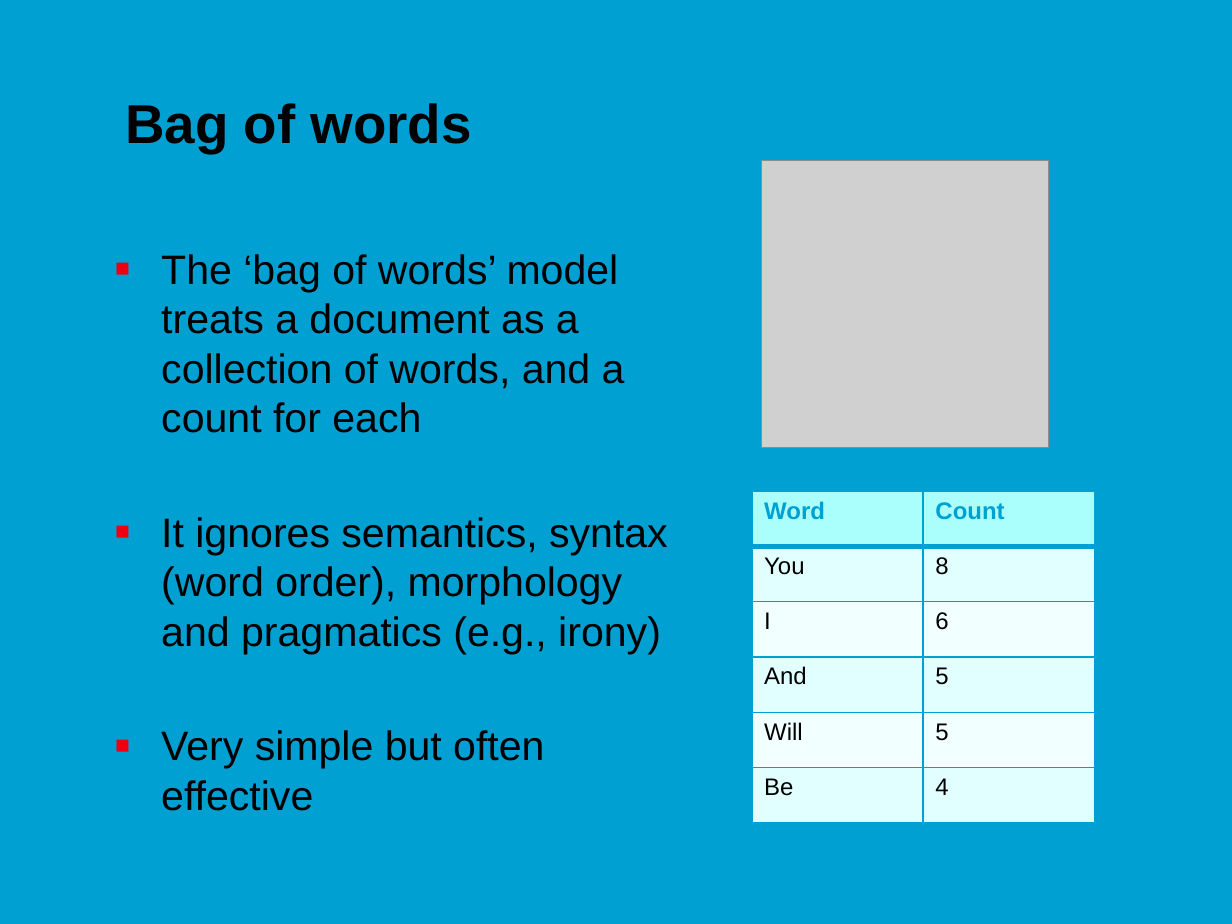
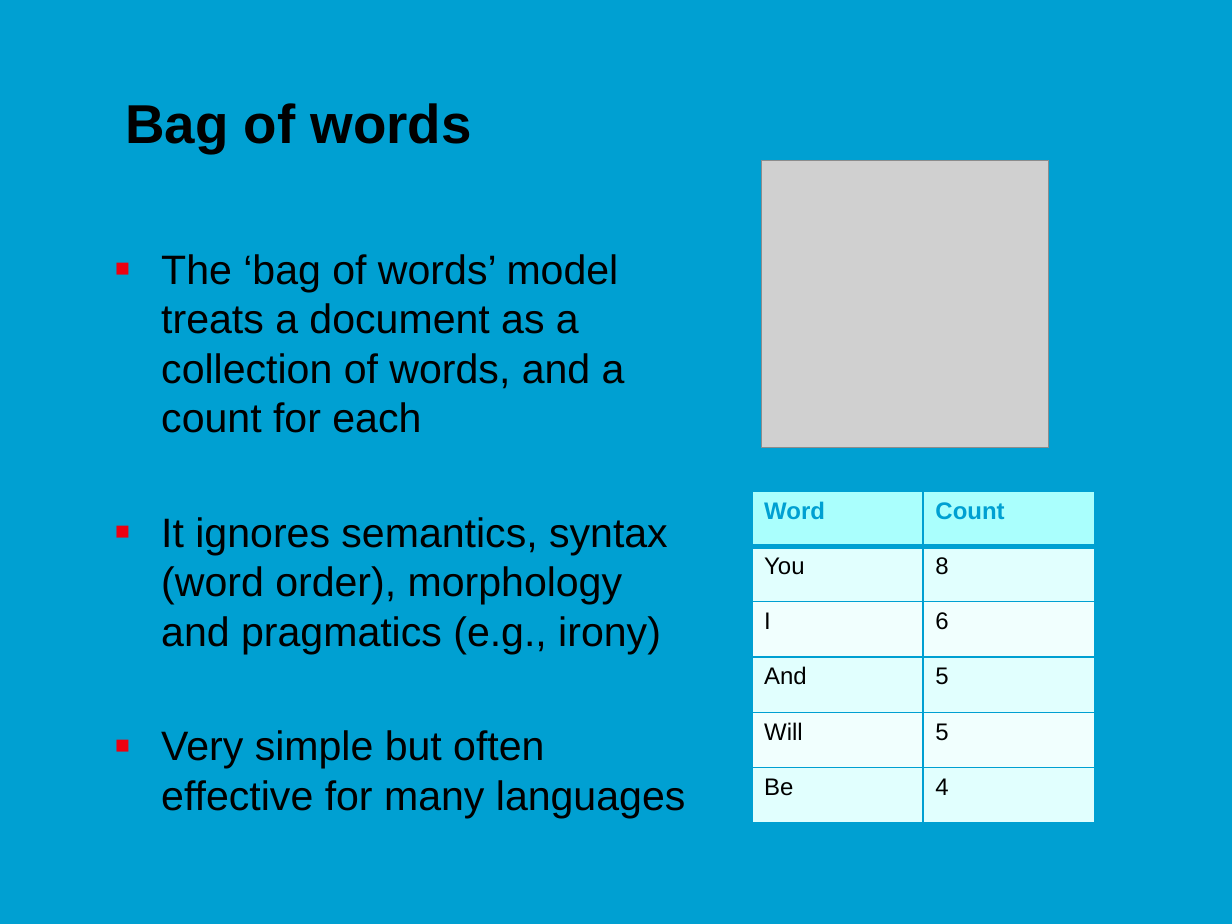
Before and after one commit to jonasmoons/data-driven-learning, a slide deck: slide 10 of slides/Week 6 - text mining.pptx (slide 8 before the commit). Drawn at 1232x924 pixels with LibreOffice and Linux fonts; fonts in the diff are those of the drawing; grey boxes stand for pictures; background and template pictures are left out. Boxes give left, top, right and bottom in pixels: in the first picture for what was removed or moved away, otherwise in the second. Text is boxed around its words. In the diff, an @@ line names an element or a change of style, - is before the commit and + after.

```diff
--- a/slides/Week 6 - text mining.pptx
+++ b/slides/Week 6 - text mining.pptx
@@ text at (161,730,686,818): text changed @@
-■ Very simple but often effective
+■ Very simple but often effective for many languages
```
Also in this commit, not shown: 12 other slides changed, 2 slides added, 1 slide removed, 3 other files.
